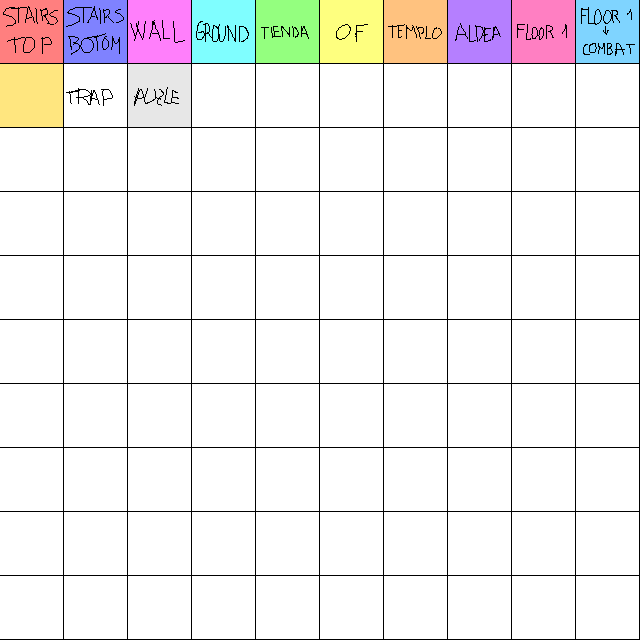
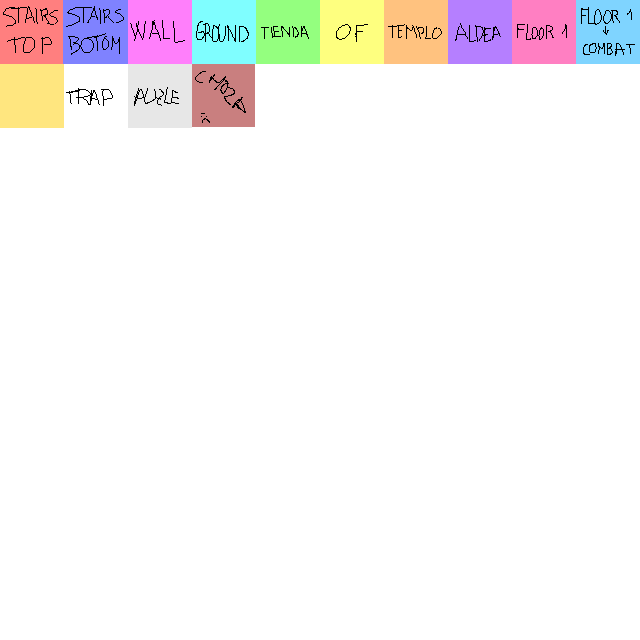
Layered file, before and after one edit (640 × 640). Changes by layer:
hid group "Grupo 1" (100 layers) over [left=0, top=0, right=640, bottom=640]
painted on "Capa 2" over [left=195, top=71, right=246, bottom=123]
painted on "Capa 3" over [left=192, top=64, right=255, bottom=127]
